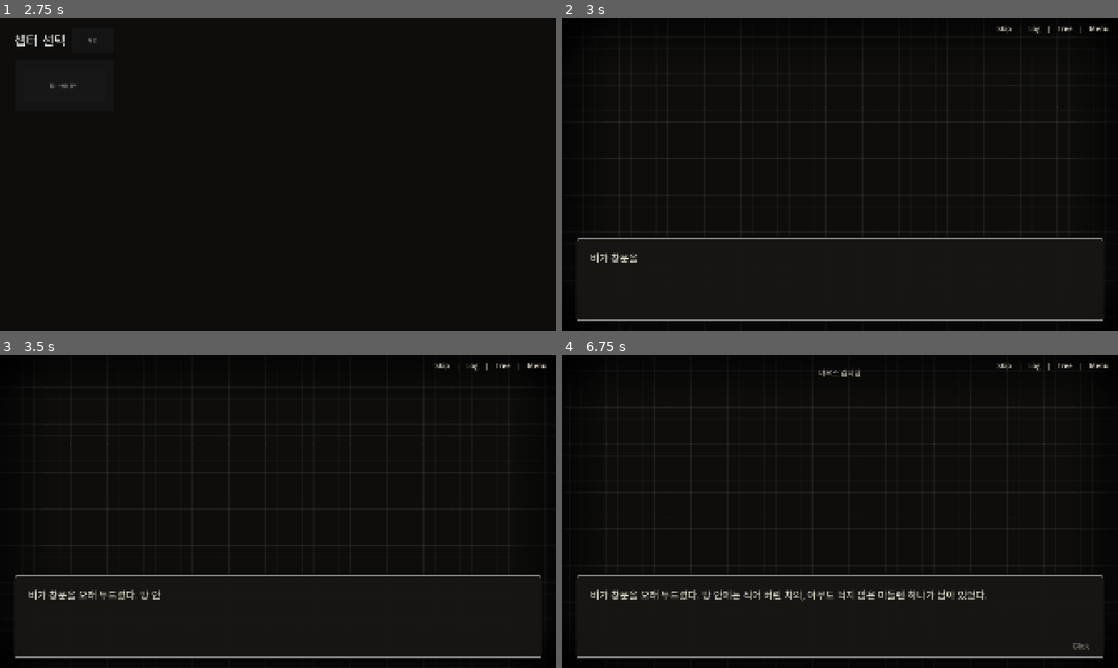
Above: before the commit, frames 1-4 (two rows, left to right).
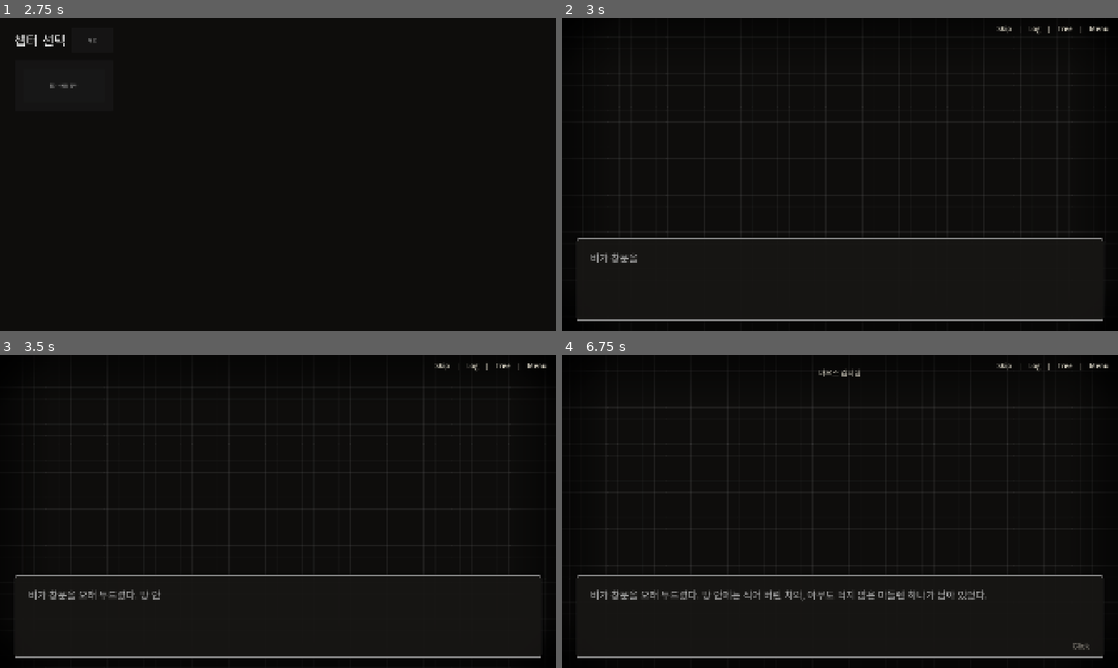
Above: after the commit, the same moments.

Repository: dev-parkjh/blind-madeleine-game
Game: Godot game, scene res://scenes/main/main.tscn
Two runs of this game, one before a commit and one after it. Both use one fixed random seed, a clock stepped at 60 frames per second and the inputs below.
Inputs (mouse positions are in pixels of both pictures, inside the frame that each line leads up to):
- Up to frame 1 (2.75 s): click "새 게임" at 0.5 s; click "뒤로" at 1.25 s; click "새 게임" at 2 s
- Up to frame 2 (3 s): click "1화 - 비의 장막" at 2.75 s
- Up to frame 3 (3.5 s): no input
- Up to frame 4 (6.75 s): click "Skip" at 3.5 s; tap Enter (ui_accept) at 4.25, 4.52, 5, 5.75, 6.5 s; move the mouse to (962, 495) at 4.27 s; hold D (move_right) 4.28-5 s; hold Shift (log) 4.28-5 s; click (962, 495) at 4.42 s; drag from (728, 527) to (812, 574) at 5.02 s; move the mouse to (895, 442) at 5.77 s; hold D (move_right) 5.78-6.5 s; hold Space (interact) 5.78-6.5 s; tap Shift (log) at 6.05 s; drag from (812, 574) to (673, 464) at 6.52 s

Frame 1 is identical in both runs. In frame 2, 0.1% of the frame differs, in the area x 5-14%, y 74-79%; in frame 3, 0.2%; in frame 4, 0.6%, in the area x 5-76%, y 74-79%.

Commit message:
나레이션 대사 본문을 어두운 회색으로 표시해 일반 대사와 구분
Co-authored-by: Cursor <cursoragent@cursor.com>

Diff:
--- a/scripts/screens/story_dialogue_screen.gd
+++ b/scripts/screens/story_dialogue_screen.gd
@@ -15,6 +15,7 @@
 const DIALOGUE_PANEL_COLOR := Color(0.095, 0.09, 0.082, 0.88)
 const DEFAULT_SPEAKER_COLOR := Color(0.92, 0.9, 0.84)
 const BODY_TEXT_COLOR := Color(0.86, 0.84, 0.78)
+const NARRATOR_TEXT_COLOR := Color("#a0a0a0")
 const MUTED_TEXT_COLOR := Color(0.6, 0.58, 0.54)
 const DIALOGUE_CONTENT_MARGIN_LEFT := 48
 const DIALOGUE_CONTENT_MARGIN_LEFT_UNFOLDED := 62
@@ -1450,7 +1451,8 @@
 	var spectrum_offset: Vector2 = _pending_dialogue.get("spectrum_offset", Vector2.ZERO)
 	var is_narrator := bool(_pending_dialogue.get("is_narrator", false))
 
-	_render_dialogue_line(speaker_name, line_text, speaker_color)
+	var body_text_color := NARRATOR_TEXT_COLOR if is_narrator else BODY_TEXT_COLOR
+	_render_dialogue_line(speaker_name, line_text, speaker_color, body_text_color)
 	if not is_narrator:
 		_show_dialogue_spectrum(line_text, speaker_color, layout_offset, spectrum_offset)
 	_render_choices(_current_node.get("choices", []))
@@ -1493,11 +1495,17 @@
 	return get_tree().create_tween()
 
 
-func _render_dialogue_line(speaker_name: String, line_text: String, speaker_color: Color) -> void:
+func _render_dialogue_line(
+	speaker_name: String,
+	line_text: String,
+	speaker_color: Color,
+	body_text_color: Color = BODY_TEXT_COLOR,
+) -> void:
 	var show_speaker := not speaker_name.is_empty()
 	_speaker_label.visible = show_speaker
 	_speaker_label.text = speaker_name
 	_speaker_label.add_theme_color_override("font_color", speaker_color)
+	_dialogue_text.add_theme_color_override("default_color", body_text_color)
 	_dialogue_typewriter.start_line(line_text)
 	set_process(true)
 	_sync_speaker_label_layout()
Not shown, changed: tools/dialogue_editor.html
